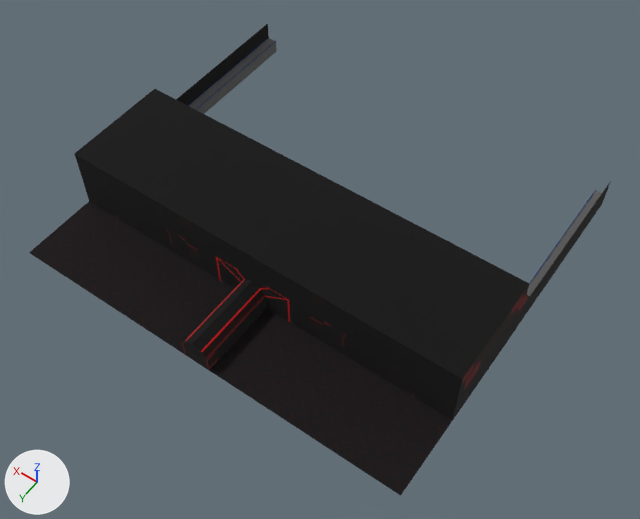
The glTF model Bowling_Stuff/Room.gltf as it was, and as the next commit left it.
The view is the same before and after, from a 50 mm lens placed at (-42.5, 72.6, 87.5), pointed at (-2.6, 16.7, -0.4). Lighting does not change. The marker at lower left points along +X, +Y and +Z. Where no turn or scale is listed for an object, it has been applied to the vertices. Vertices at the same position are counted once.

The first picture shows 'BowlingRoomHump.001', 'BowlingRoomWalls', 'CarpetFloor'.
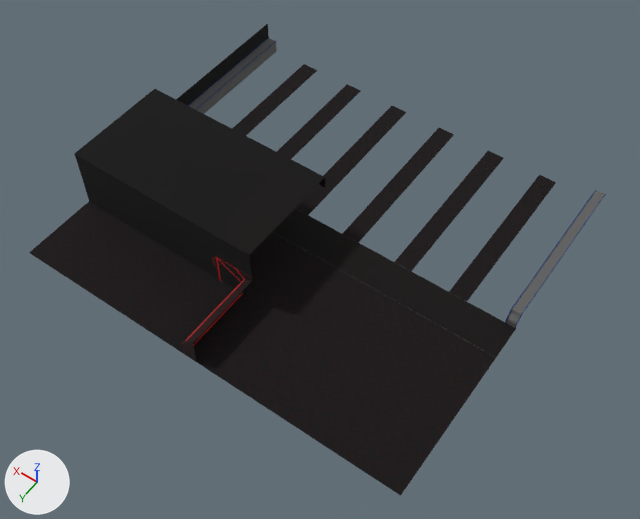
Edits to the bpy script that builds the scene:
```text
Change me_cube_026:
    used by ob_bowlingroomwalls; location = (0.0, 0.0, 0.0)
    remove me_cube_026.from_pydata(...)  # 45 vertices, 70 faces; spans x -27.5..27.5, y -12.0..37.4, z 0.0..9.0
    add me_cube_026.from_pydata(...)  # 26 vertices, 35 faces; spans x 0.0..27.5, y -12.0..37.4, z 0.0..9.0
    me_cube_026 part 1
    19 vertices are removed from x -27.5..-1.2, y -12.0..37.4, z 0.0..9.0
    35 faces are deleted
    me_cube_026 part 2: 35 kept faces spanning x 0.0..27.5, y -12.0..37.4, z 0.0..9.0 get new texture (UV) coordinates
Add me_plane_011:
    me_plane_011.from_pydata(...)  # 4 vertices, 2 faces; spans x -1.3..1.2, y -12.0..12.0, z 0.0
    me_plane_011.materials.append(mat_carpet)
Add ob_carpettingset_005:
    ob_carpettingset_005 = bpy.data.objects.new('CarpettingSet.005', me_plane_011)
    ob_carpettingset_005.location = (-19.7, 0.0, 0.1)
Add ob_carpettingset_004:
    ob_carpettingset_004 = bpy.data.objects.new('CarpettingSet.004', me_plane_011.copy())
    ob_carpettingset_004.location = (-11.8, 0.0, 0.1)
Add ob_carpettingset_003:
    ob_carpettingset_003 = bpy.data.objects.new('CarpettingSet.003', me_plane_011.copy())
    ob_carpettingset_003.location = (-3.9, 0.0, 0.1)
Add ob_carpettingset_002:
    ob_carpettingset_002 = bpy.data.objects.new('CarpettingSet.002', me_plane_011.copy())
    ob_carpettingset_002.location = (19.7, 0.0, 0.1)
Add ob_carpettingset_001:
    ob_carpettingset_001 = bpy.data.objects.new('CarpettingSet.001', me_plane_011.copy())
    ob_carpettingset_001.location = (11.8, 0.0, 0.1)
Add ob_carpettingset:
    ob_carpettingset = bpy.data.objects.new('CarpettingSet', me_plane_011.copy())
    ob_carpettingset.location = (3.9, 0.0, 0.1)
```

Boxes (x1, y1, x2, y2) around the edits, measured in the pictures (640 x 519 px):
'BowlingRoomWalls', reshaped (53% narrower, 15% shorter)
    before: (74, 24, 611, 420)
    after: (74, 24, 325, 362)
'CarpettingSet.005', added
    after: (449, 175, 556, 301)
'CarpettingSet.004', added
    after: (395, 151, 504, 271)
'CarpettingSet.003', added
    after: (343, 128, 454, 243)
'CarpettingSet', added
    after: (296, 106, 406, 215)
'CarpettingSet.001', added
    after: (277, 84, 360, 159)
'CarpettingSet.002', added
    after: (232, 64, 317, 136)
part 1 of me_cube_026, deleted (black)
    before: (193, 177, 611, 420)
part 2 of me_cube_026, surface changed
    both: (178, 128, 325, 362)
'WoodFloor', unchanged, uncovered by the edit
    after: (272, 209, 516, 357)
